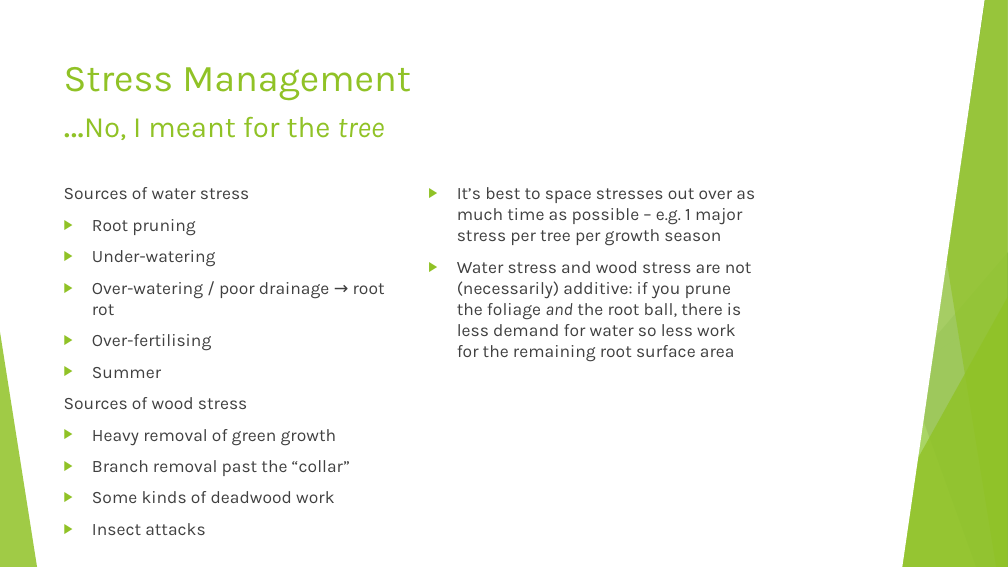
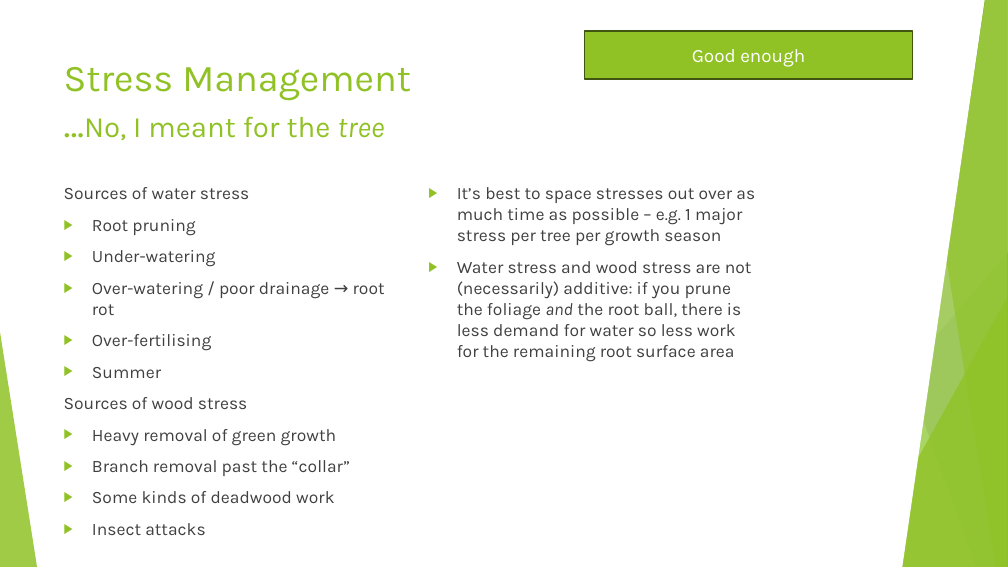
Before and after one commit to AlexLabram/Bonsai, a slide deck: slide 27 of Courseware/Bonsai On A Budget (running).pptx. Drawn at 1008x567 pixels with LibreOffice and Linux fonts; fonts in the diff are those of the drawing. Boxes give left, top, right and bottom in pixels: in the first picture for what was removed or moved away, otherwise in the second. Text is boxed around its words. In the diff, an @@ line names an element or a change of style, - is before the commit and + after.

```diff
--- a/Courseware/Bonsai On A Budget (running).pptx
+++ b/Courseware/Bonsai On A Budget (running).pptx
@@ rectangle added at box(585, 31, 913, 79), fill #90C226, outline #3F5511 1.5 pt, 18 pt, text #FFFFFF @@
+Good enough
```
Also in this commit, not shown: 4 other slides changed.
